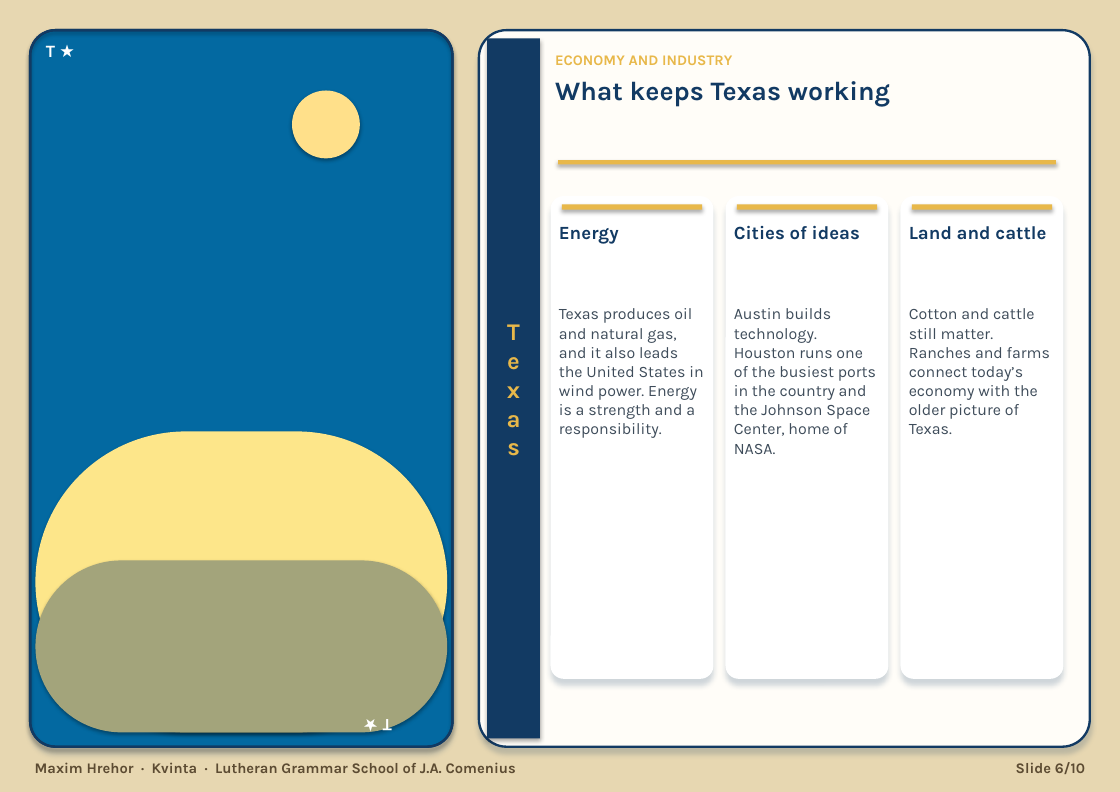
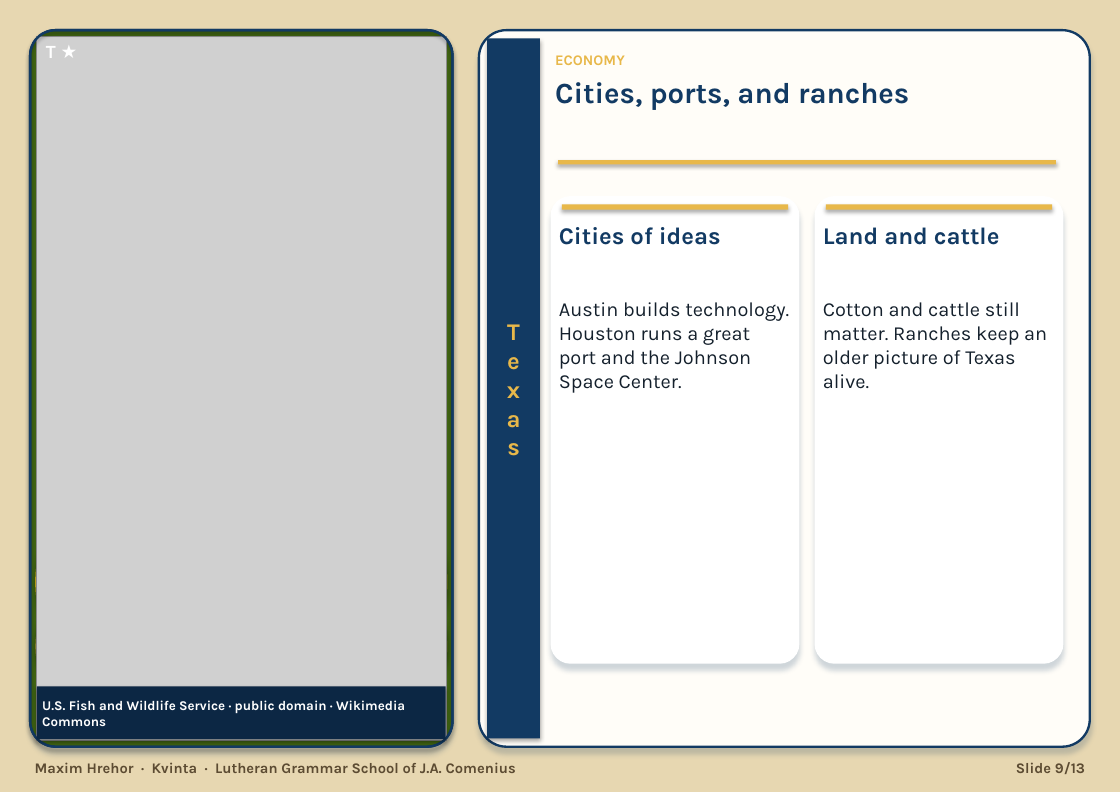
Before and after one commit to HenrichHrehor/Visualia, a slide deck: slide 9 of export/texas-maxim.pptx (slide 6 before the commit). Drawn at 1120x792 pixels with LibreOffice and Linux fonts; fonts in the diff are those of the drawing; grey boxes stand for pictures. Boxes give left, top, right and bottom in pixels: in the first picture for what was removed or moved away, otherwise in the second. Text is boxed around its words. In the diff, an @@ line names an element or a change of style, - is before the commit and + after.

```diff
--- a/export/texas-maxim.pptx
+++ b/export/texas-maxim.pptx
@@ rounded rectangle at bbox=[30, 30, 452, 746]: fill #0369A1 to #3F6212 @@
@@ picture added at bbox=[36, 36, 446, 741] @@
@@ text "T ★" at bbox=[46, 46, 56, 58]: size 13 to 14 pt @@
@@ text at bbox=[555, 55, 625, 65]: text changed @@
-ECONOMY AND INDUSTRY
+ECONOMY
@@ text at bbox=[555, 82, 909, 110]: text changed; size 20 to 22 pt @@
-What keeps Texas working
+Cities, ports, and ranches
@@ rounded rectangle: place and size @@
-rounded rectangle at bbox=[551, 196, 714, 679]
+rounded rectangle at bbox=[551, 196, 800, 664]
@@ rectangle: place and size @@
-rectangle at bbox=[562, 204, 702, 210]
+rectangle at bbox=[562, 204, 789, 210]
@@ rounded rectangle removed at bbox=[725, 196, 888, 679] @@
@@ rectangle removed at bbox=[737, 204, 877, 210] @@
@@ rounded rectangle: place and size @@
-rounded rectangle at bbox=[901, 196, 1063, 679]
+rounded rectangle at bbox=[814, 196, 1063, 664]
@@ rectangle: place and size @@
-rectangle at bbox=[912, 204, 1052, 210]
+rectangle at bbox=[826, 204, 1052, 210]
@@ text "Cities of ideas" at bbox=[559, 227, 721, 245]: size 14 to 18 pt @@
@@ text "Cities of ideas": place and size @@
-text "Cities of ideas" at bbox=[734, 225, 860, 240]
+text "Cities of ideas" at bbox=[559, 227, 721, 245]
@@ text removed at bbox=[559, 227, 619, 244] @@
-Energy
@@ text "Land and cattle": place and size @@
-text "Land and cattle" at bbox=[909, 226, 1046, 240]
+text "Land and cattle" at bbox=[823, 227, 1000, 245]
@@ text "Land and cattle" at bbox=[823, 227, 1000, 245]: size 14 to 18 pt @@
@@ text at bbox=[559, 302, 789, 393]: text changed; size 12 to 15 pt; text colour #3E4C5A to #14202C @@
-Austin builds technology. Houston runs one of the busiest ports in the country and the Johnson Space Center, home of NASA.
+Austin builds technology. Houston runs a great port and the Johnson Space Center.
@@ text removed at bbox=[559, 308, 703, 438] @@
-Texas produces oil and natural gas, and it also leads the United States in wind power. Energy is a strength and a responsibility.
@@ text at bbox=[823, 302, 1047, 389]: text changed; size 12 to 15 pt; text colour #3E4C5A to #14202C @@
-Cotton and cattle still matter. Ranches and farms connect today’s economy with the older picture of Texas.
+Cotton and cattle still matter. Ranches keep an older picture of Texas alive.
@@ rounded rectangle at bbox=[35, 431, 447, 732]: fill #FDE68A to #FBBF24 @@
@@ rounded rectangle at bbox=[35, 560, 447, 733]: fill #A3A47B to #A28C3B @@
@@ rectangle added at bbox=[37, 687, 446, 740], fill #0C2744 @@
@@ text added at bbox=[42, 700, 405, 726], 10 pt, text #FFFFFF, bold @@
+U.S. Fish and Wildlife Service · public domain · Wikimedia Commons
@@ text removed at bbox=[383, 719, 392, 738] @@
-T ★
@@ text at bbox=[1016, 762, 1085, 774]: text changed @@
-Slide 6/10
+Slide 9/13
```
Also in this commit, not shown: 9 other slides changed, 3 slides added, 18 other files.
